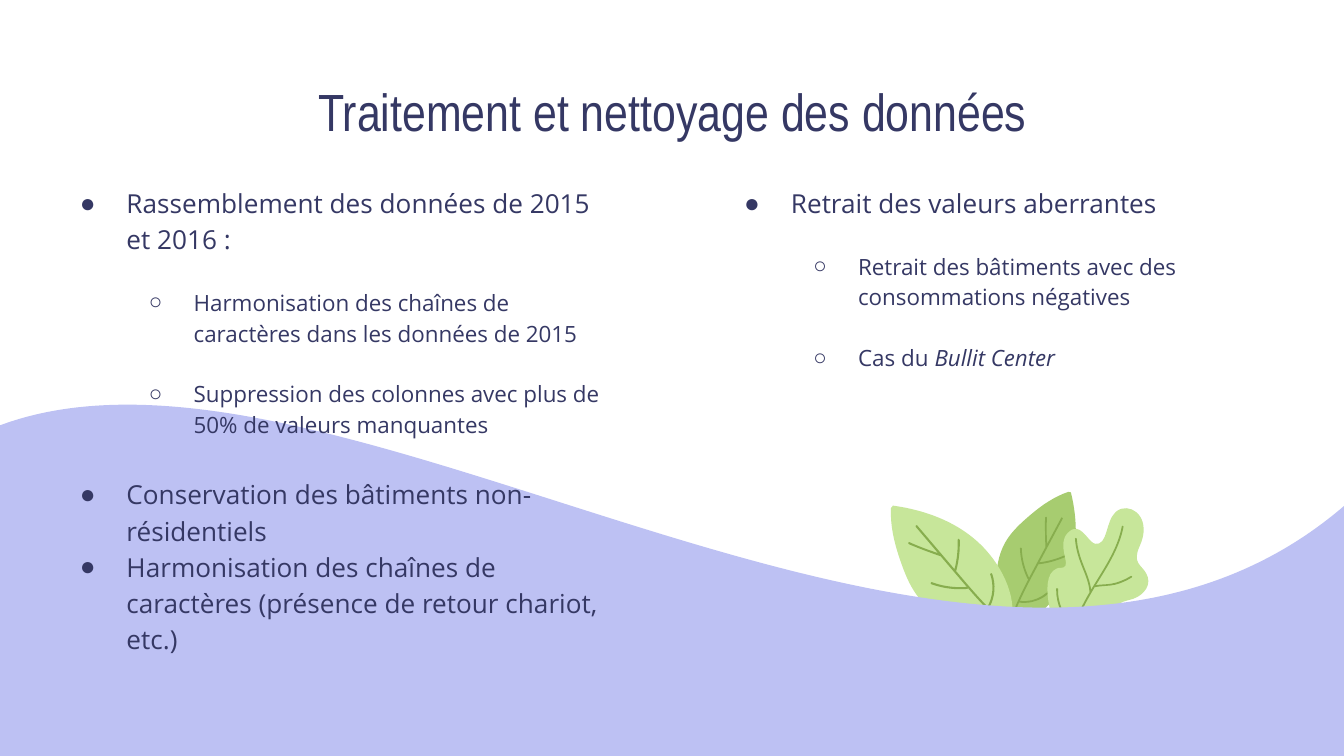
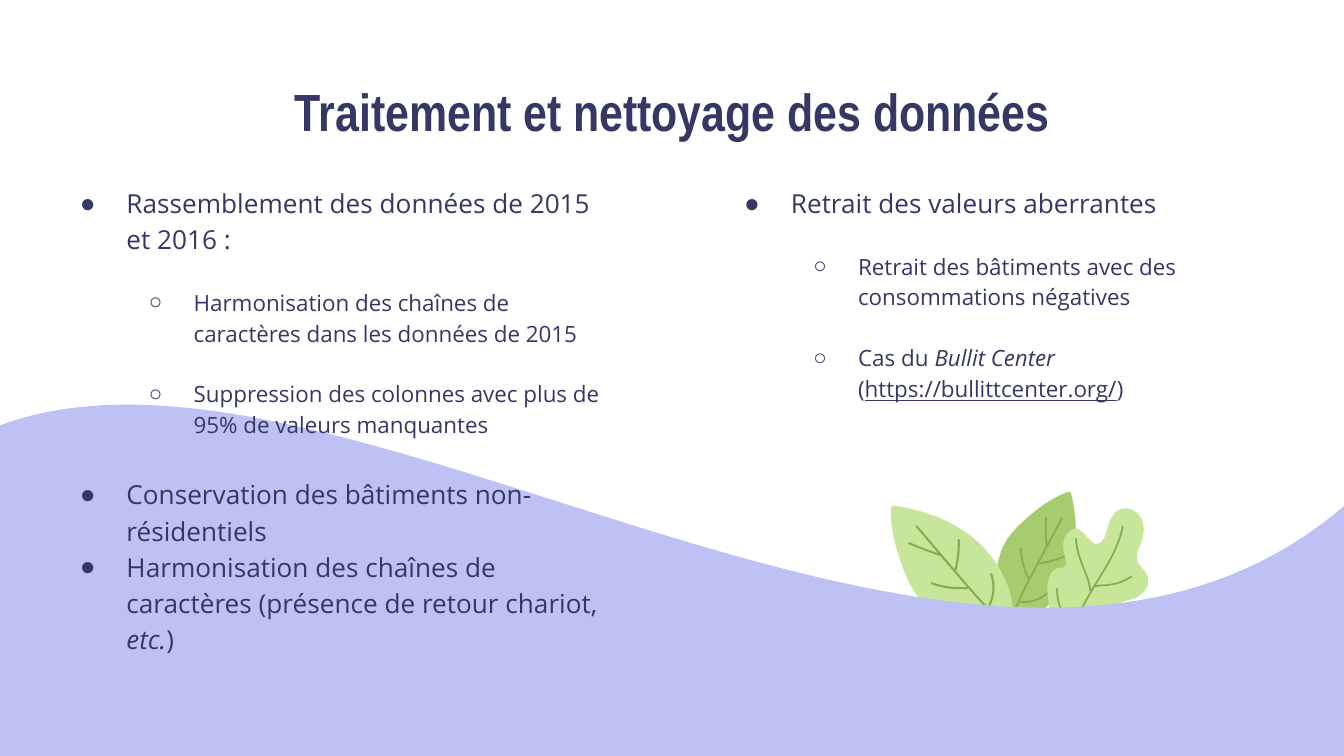
Before and after one commit to Sylvariane/Anticipez_les_besoins_en_electricite, a slide deck: slide 8 of Pélec_03_presentation.pptx. Drawn at 1344x756 pixels with LibreOffice and Linux fonts; fonts in the diff are those of the drawing. Boxes give left, top, right and bottom in pixels: in the first picture for what was removed or moved away, otherwise in the second. Text is boxed around its words. In the diff, an @@ line names an element or a change of style, - is before the commit and + after.

Commit message:
modification nettoyage des données, modifications des modèles en conséquences, retrait de la stratification dans split_train_test

```diff
--- a/Pélec_03_presentation.pptx
+++ b/Pélec_03_presentation.pptx
@@ title "Traitement et nettoyage des données" at <box>295,92,1049,141</box>: bold on @@
@@ text at <box>858,349,1123,403</box>: text changed; italic off @@
-  ○ Cas du Bullit Center
+  ○ Cas du Bullit Center (https://bullittcenter.org/)
@@ text at <box>194,385,599,439</box>: text changed @@
-  ○ Suppression des colonnes avec plus de 50% de valeurs manquantes
+  ○ Suppression des colonnes avec plus de 95% de valeurs manquantes
@@ text at <box>126,557,597,653</box>: italic on in "etc.)" @@
```
Also in this commit, not shown: 25 other slides changed, 3 slides added, 2 other files.
